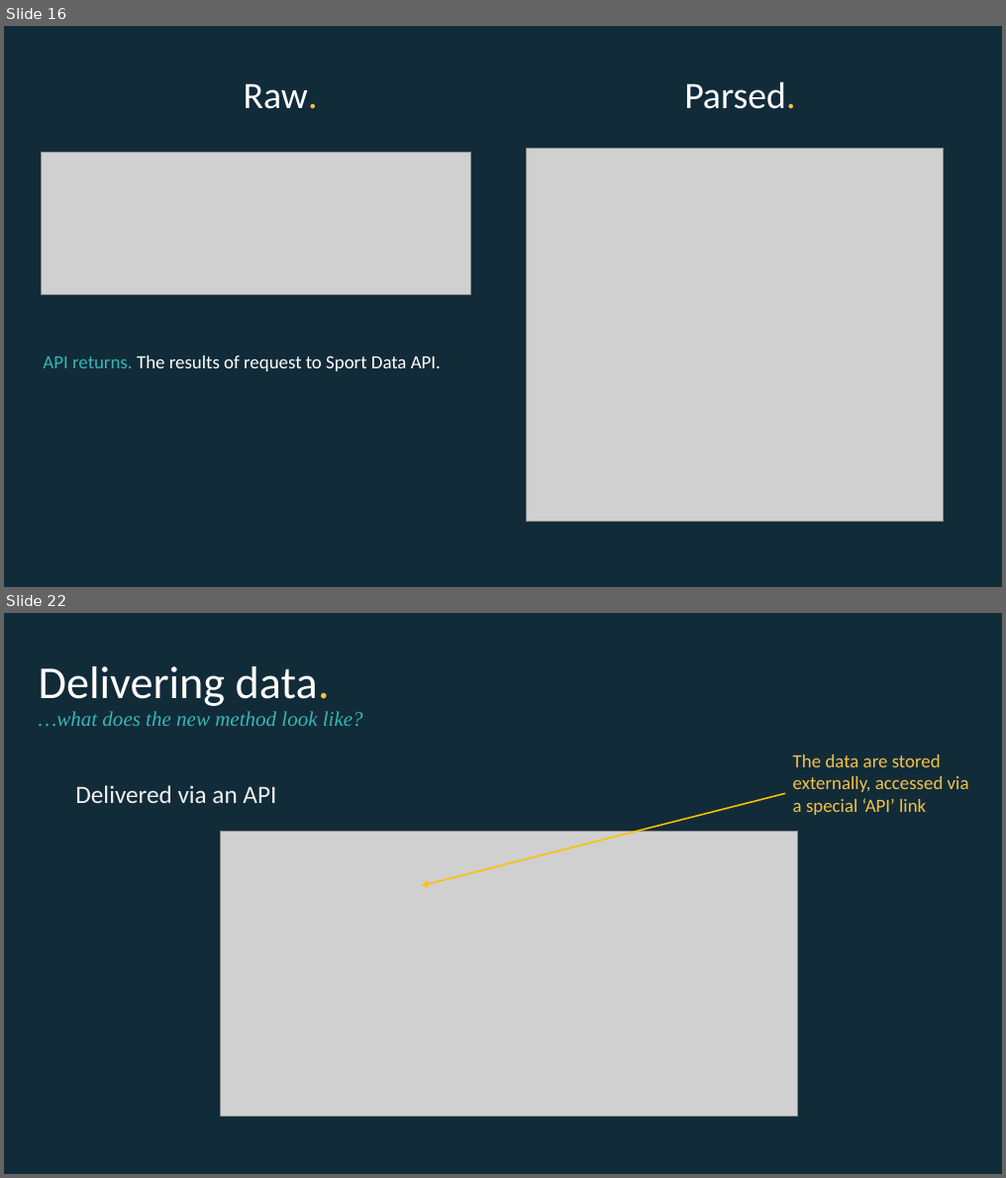
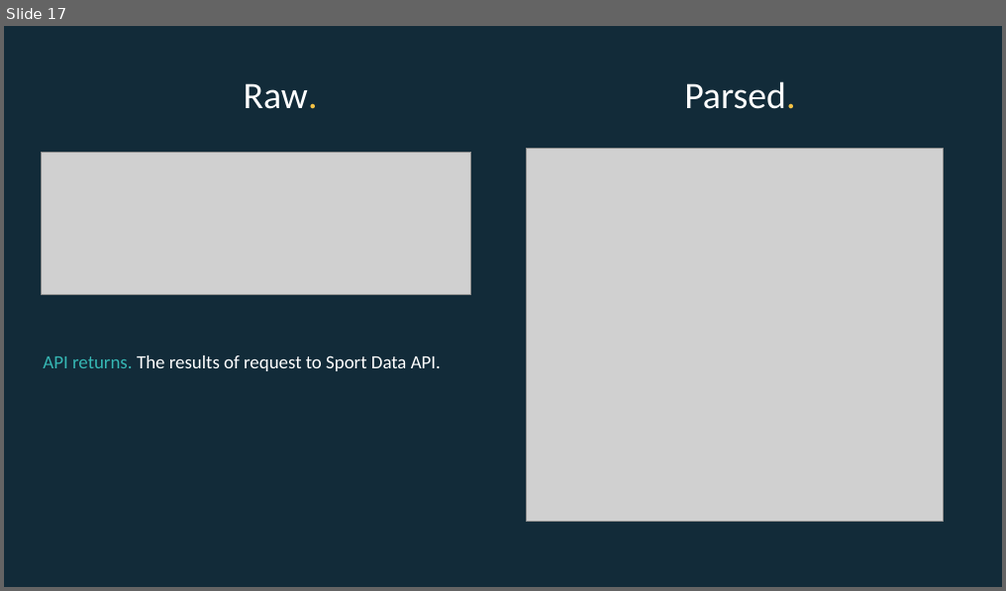
Before and after one commit to EconomicsObservatory/courses, a slide deck: 1/1_Charts_as_data.pptx. Shown one above the other, each under a label of ours: slides 16 and 22 before the commit, slide 17 after it; the slides between them are not shown. The pictures are 1006x1178 and 1006x591 pixels, drawn with LibreOffice and Linux fonts; fonts in the diff are those of the drawing; grey boxes stand for pictures. Boxes give left, top, right and bottom in pixels: in the first picture for what was removed or moved away, otherwise in the second. Text is boxed around its words. In the diff, an @@ line names an element or a change of style, - is before the commit and + after.

```diff
--- a/1/1_Charts_as_data.pptx
+++ b/1/1_Charts_as_data.pptx
@@ slide 22 removed at (4, 613, 1002, 1174), background #122B39 @@
@@ text removed at (39, 666, 363, 726) @@
-Delivering data.
-…what does the new method look like?
@@ text removed at (793, 755, 969, 815) @@
-The data are stored externally, accessed via a special ‘API’ link
@@ text removed at (75, 785, 276, 803) @@
-  Delivered via an API
@@ arrow removed from (785, 793) to (422, 885) @@
@@ picture removed at (221, 832, 798, 1117) @@
@@ what was slide 16 is now slide 17 @@
```
Also in this commit, not shown: 7 slides changed, 20 slides added, 5 other slides removed.
